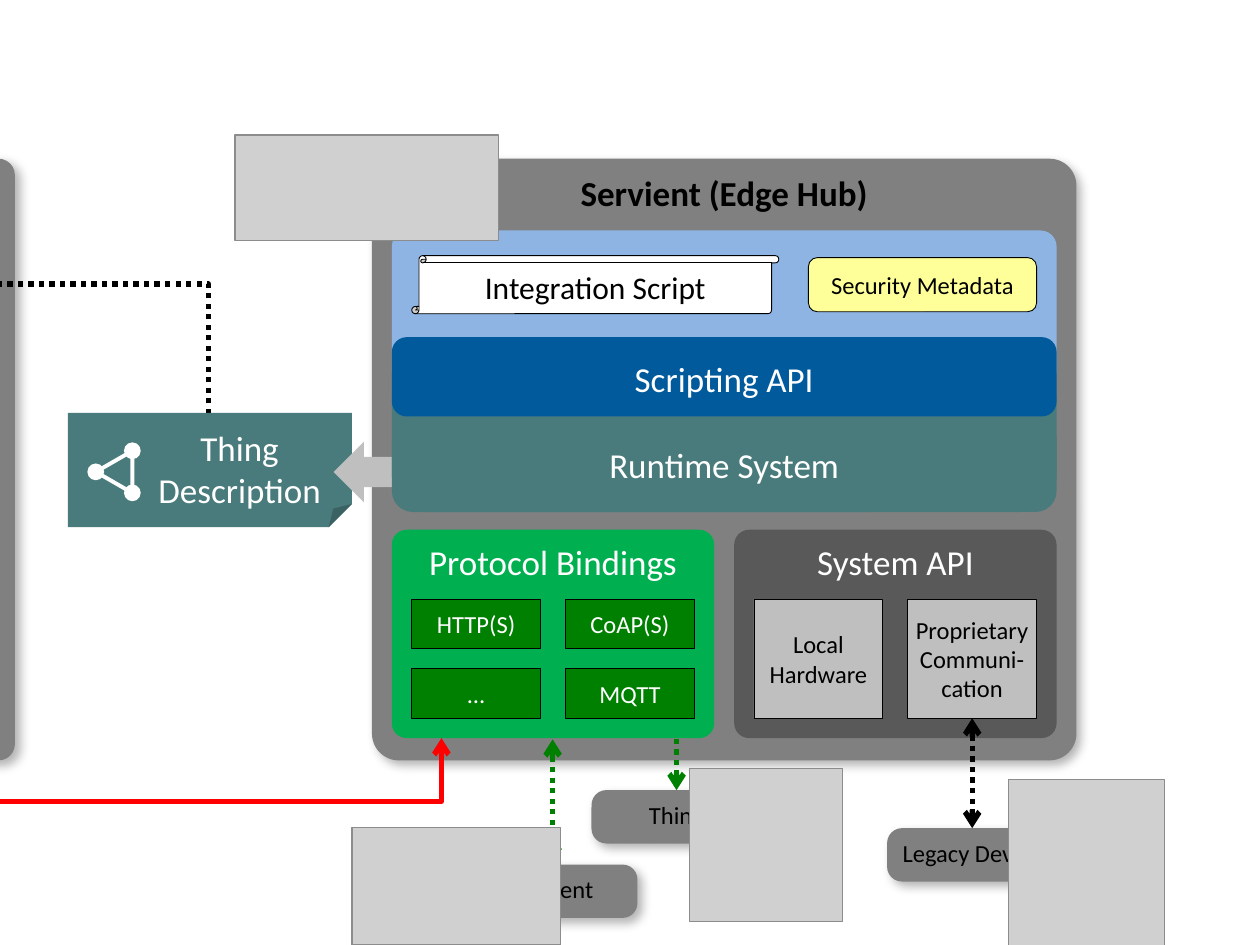
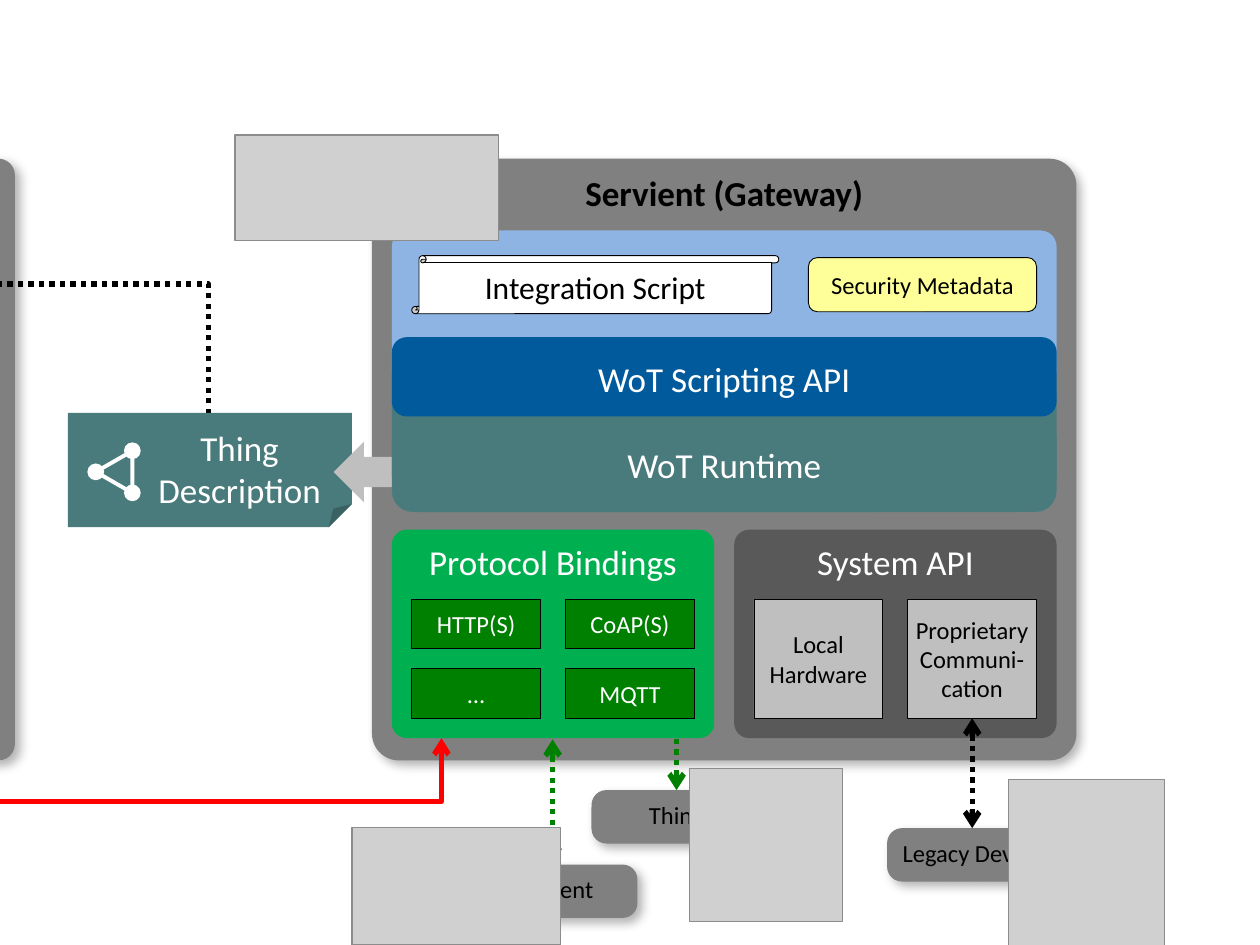
Before and after one commit to w3c/wot-architecture, a slide deck: slide 11 of images/wot-architecture-figures.pptx. Drawn at 1260x945 pixels with LibreOffice and Linux fonts; fonts in the diff are those of the drawing; grey boxes stand for pictures. Boxes give left, top, right and bottom in pixels: in the first picture for what was removed or moved away, otherwise in the second. Text is boxed around its words. In the diff, an @@ line names an element or a change of style, - is before the commit and + after.

Commit message:
WoT Runtime terminology

```diff
--- a/images/wot-architecture-figures.pptx
+++ b/images/wot-architecture-figures.pptx
@@ text in rounded rectangle at (x1=585, y1=180, x2=863, y2=212): text changed @@
-Servient (Edge Hub)
+Servient (Gateway)
@@ text in rounded rectangle at (x1=598, y1=368, x2=850, y2=398): text changed @@
-Scripting API
+WoT Scripting API
@@ text in rounded rectangle at (x1=627, y1=454, x2=821, y2=478): text changed @@
-Runtime System
+WoT Runtime
```
Also in this commit, not shown: 11 other slides changed, 12 other files.
